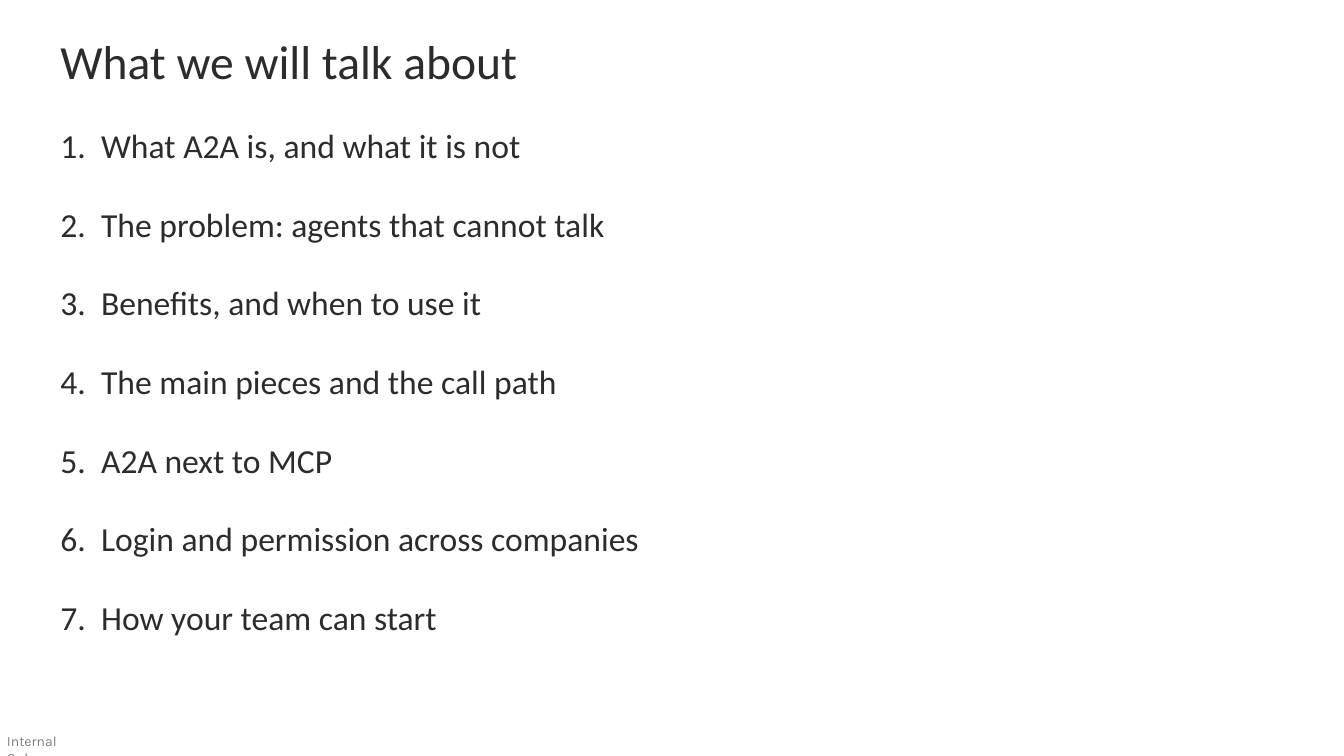
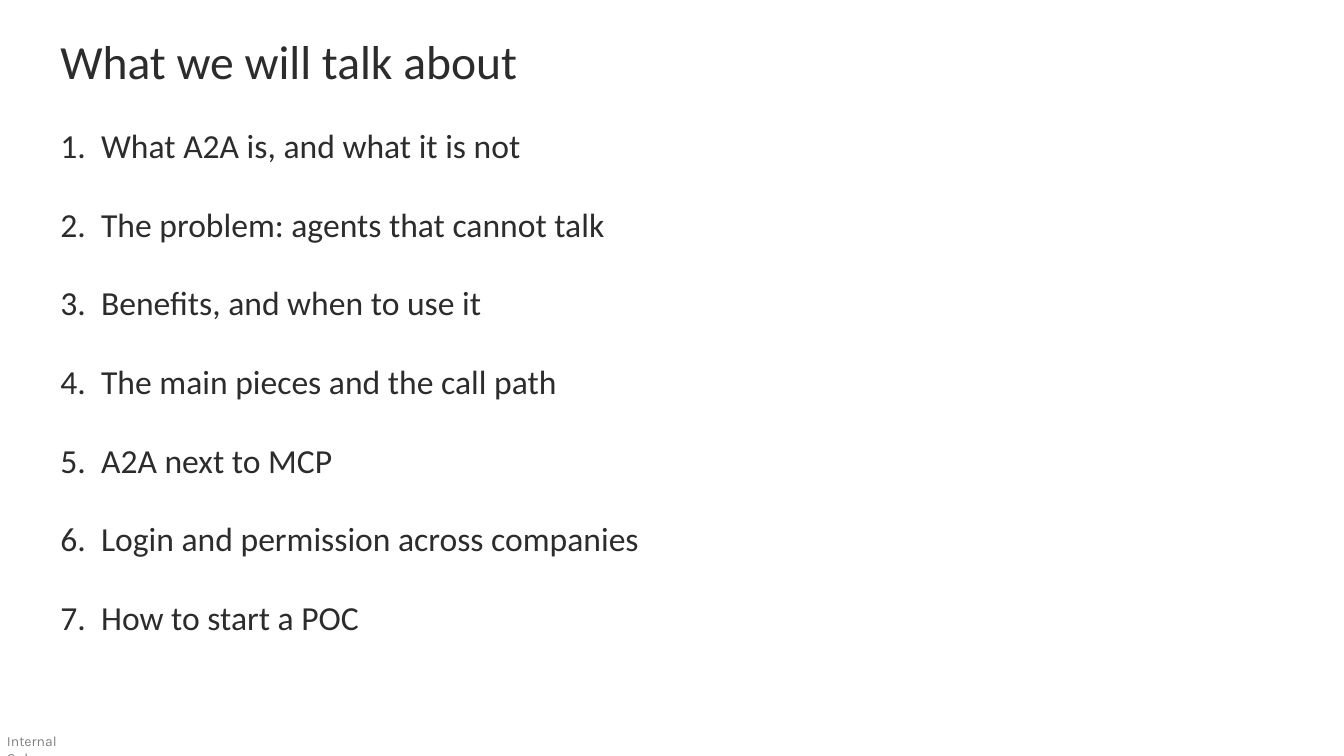
Before and after one commit to devlinduldulao/agents-and-skill-demo, a slide deck: slide 4 of A2A_Agent_to_Agent_Protocol.pptx. Drawn at 1344x756 pixels with LibreOffice and Linux fonts; fonts in the diff are those of the drawing. Boxes give left, top, right and bottom in pixels: in the first picture for what was removed or moved away, otherwise in the second. Text is boxed around its words. In the diff, an @@ line names an element or a change of style, - is before the commit and + after.

```diff
--- a/A2A_Agent_to_Agent_Protocol.pptx
+++ b/A2A_Agent_to_Agent_Protocol.pptx
@@ text at [60, 608, 358, 631]: text changed @@
-7. How your team can start
+7. How to start a POC
```
Also in this commit, not shown: 1 other slide changed.
